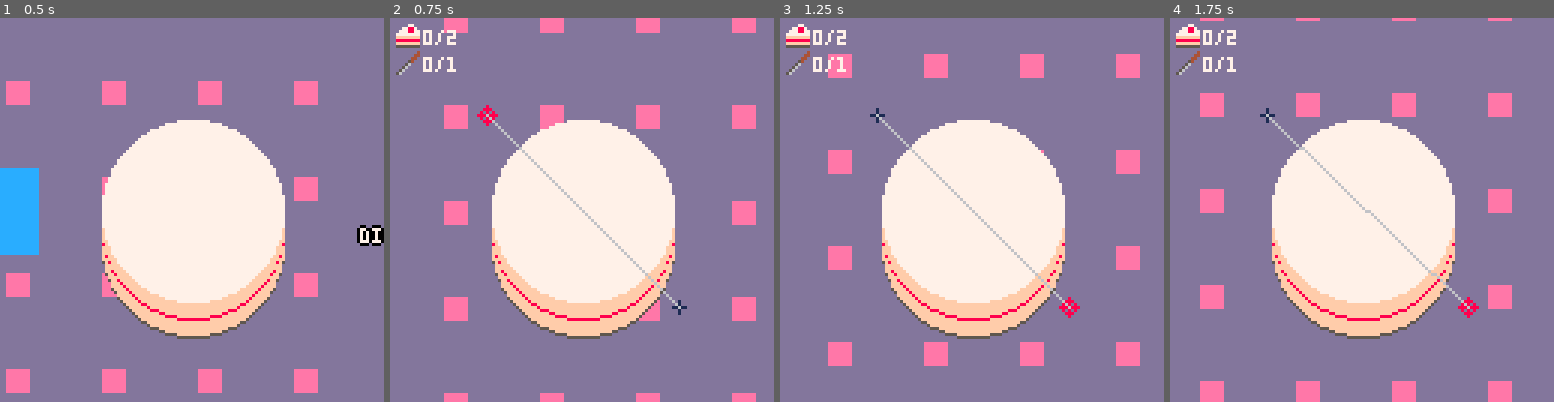
Above: before the commit, frames 1-4 (left to right).
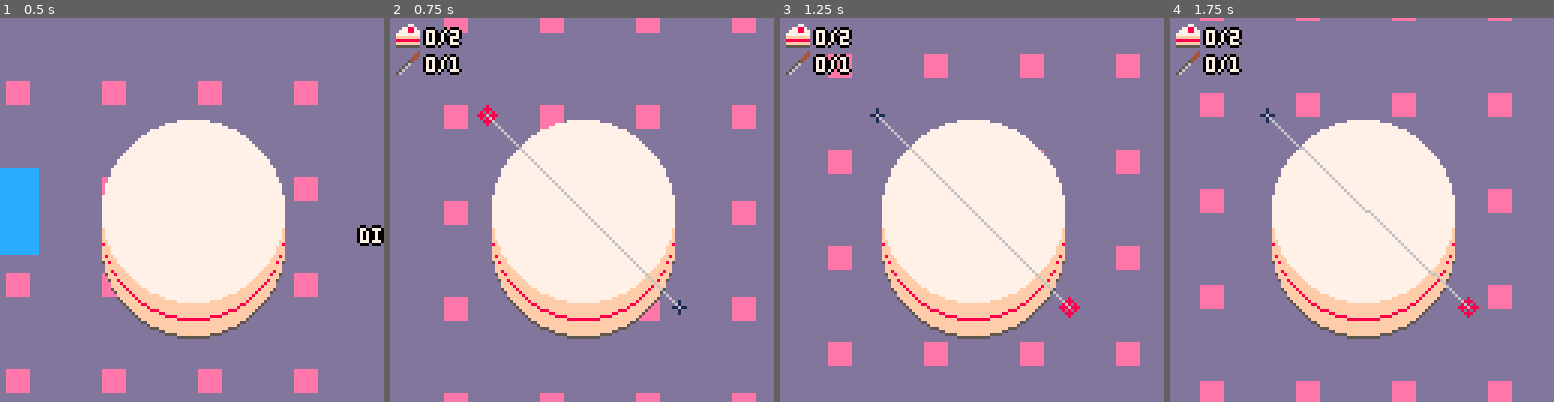
Above: after the commit, the same moments.

Repository: m-r-hunt/Pico-8-Carts
Game: PICO-8 cartridge cakecut.p8
The game is run twice, just before and just after one commit, with the same random seed, the same clock (stepped at 60 frames per second) and the same inputs.
Inputs (mouse positions are in pixels of both pictures, inside the frame that each line leads up to):
- Up to frame 1 (0.5 s): tap X (X key) at 0.33 s
- Up to frame 2 (0.75 s): click (670, 121) at 0.67 s; tap O (Z key) at 0.7 s
- Up to frame 3 (1.25 s): tap X (X key) at 1.07 s; click (826, 267) at 1.22 s
- Up to frame 4 (1.75 s): hold Right from 1.6 s (still down); tap O (Z key) at 1.7 s

Frame 1 is identical in both runs. In frame 2, 0.8% of the frame differs, in the area x 8-19%, y 2-15%; in frame 3, 0.8%; in frame 4, 0.8%.

Commit message:
Fiddle with text.

Diff:
--- a/cakecut.p8
+++ b/cakecut.p8
@@ -182,9 +182,9 @@
  draw_cake()
  local level=levels[leveln]
  spr(26,2,2)
- print(#slices.."/"..level[3],11,4)
+ print_bolded(#slices.."/"..level[3],12,4)
  spr(27,2,11)
- print(cutn.."/"..level[2],11,13)
+ print_bolded(cutn.."/"..level[2],12,13)
  local x=ps[pselected][1]
  local y=ps[pselected][2]
  local x2=ps[pselected%#ps+1][1]
@@ -276,9 +276,9 @@
 
 function final_draw()
  draw_cake()
- print_bolded("congratulations",35,10)
- print_bolded("you cut all the cakes",25,20)
- print_bolded("❎ or 🅾️ to return to title",10,120)
+ print_bolded_centered("congratulations",10)
+ print_bolded_centered("you cut all the cakes",20)
+ print_bolded_centered("❎ or 🅾️ to return to title",120)
 end
 
 end_trans_timer=0
@@ -329,9 +329,17 @@
  print(s,x,y,7)
 end
 
+function text_centered_x(s)
+ return 128/2-#s*2
+end
+
+function print_bolded_centered(s,y)
+ print_bolded(s,text_centered_x(s),y)
+end
+
 function title_draw()
  draw_cake()
- print_bolded("super cake cutter",30,10)
+ print_bolded_centered("super cake cutter",10)
  print_bolded("press ❎ or 🅾️ to start",20,115)
 end
 
